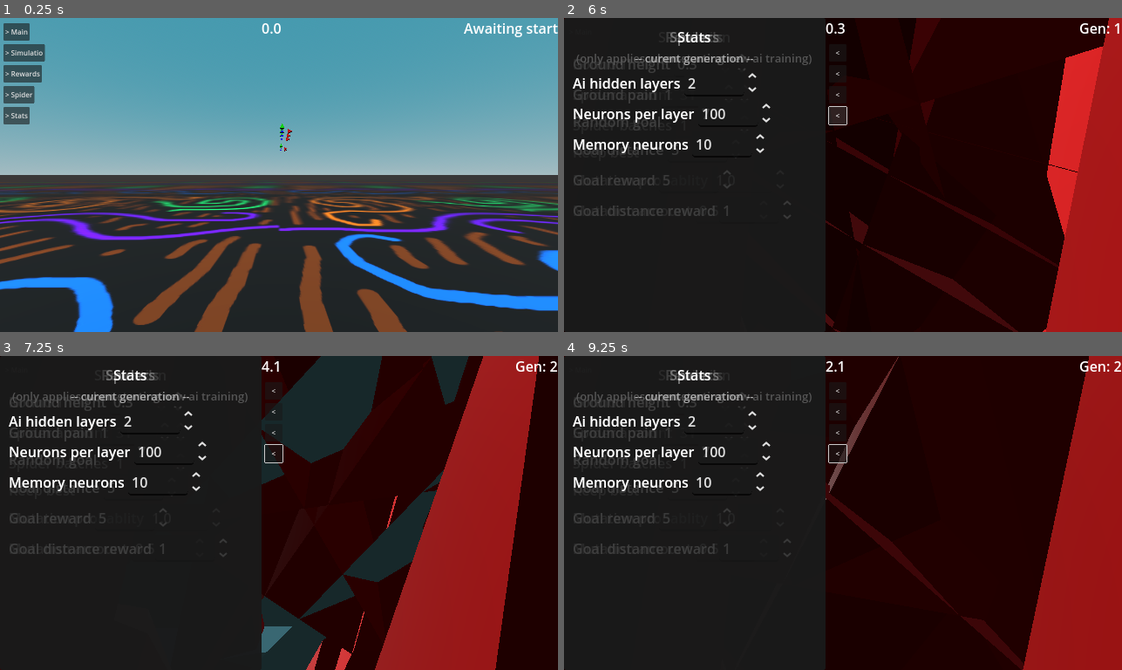
Above: before the commit, frames 1-4 (two rows, left to right).
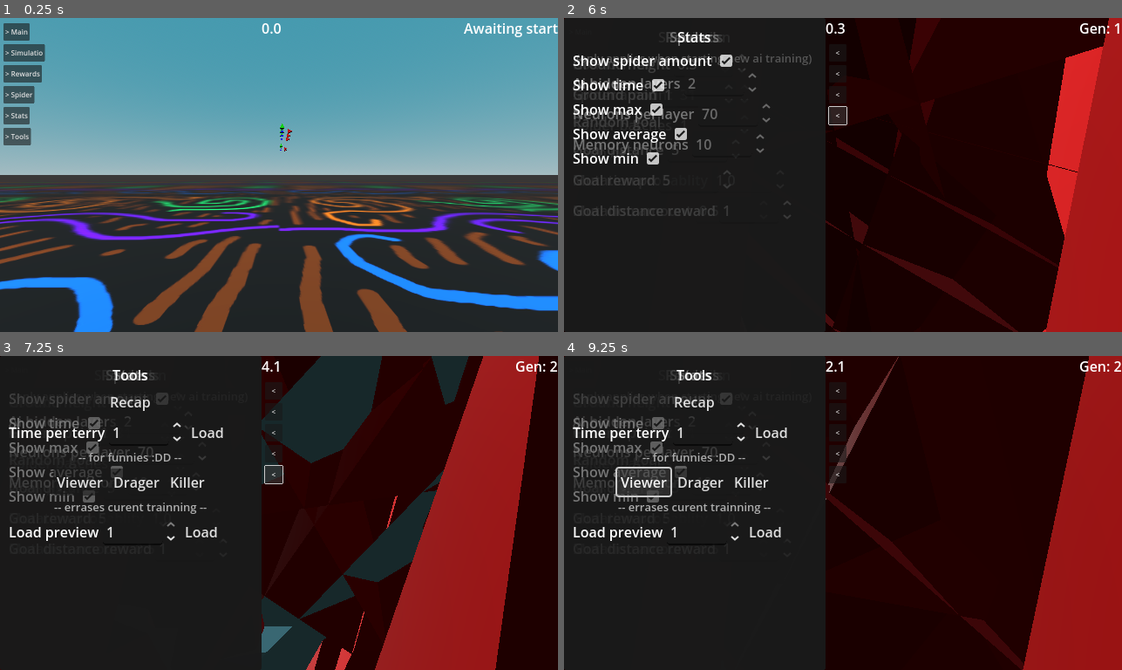
Above: after the commit, the same moments.

Repository: officialErnests/de-ai-ed
Game: Godot game, scene res://scenes/main.tscn
Two runs of this game, one before a commit and one after it. Both use one fixed random seed, a clock stepped at 60 frames per second and the inputs below.
Inputs (mouse positions are in pixels of both pictures, inside the frame that each line leads up to):
- Up to frame 1 (0.25 s): no input
- Up to frame 2 (6 s): click "> Main" at 0.5 s; click "End batch" at 1.25 s; click "<" at 2 s; click "> Simulatio" at 2.75 s; click (653, 153) at 3.5 s; click "> Rewards" at 4.25 s; click "> Spider" at 5 s; click "> Stats" at 5.75 s
- Up to frame 3 (7.25 s): click (16, 475) at 6.5 s, where only the run after the commit has a clickable "> Tools"
- Up to frame 4 (9.25 s): click (692, 403) at 7.25 s, where only the run after the commit has a clickable "Recap"; click (770, 431) at 8 s, where only the run after the commit has a clickable "Load"; click (642, 481) at 8.75 s, where only the run after the commit has a clickable "Viewer"

The runs differ from the first frame. In frame 1, 0.3% of the frame differs, in the area x 0-6%, y 35-41%; in frame 2, 2.7%; in frame 3, 4.5%; in frame 4, 4.7%, in the area x 1-51%, y 4-61%.

Commit message:
v0.2.4 added graph gui

Diff:
--- a/scenes/main.tscn
+++ b/scenes/main.tscn
@@ -571,47 +571,60 @@
 text = "Stats"
 horizontal_alignment = 1
 
-[node name="Label" type="Label" parent="Camera_setup/NeckOrSmthing/Dron/Floating_cam/Gui/Statistics/Panel/VBoxContainer"]
-layout_mode = 2
-theme_override_colors/font_color = Color(0.68307734, 0.6830774, 0.68307734, 1)
-theme_override_font_sizes/font_size = 13
-text = "-- curent generation --"
-horizontal_alignment = 1
-
 [node name="HBoxContainer" type="HBoxContainer" parent="Camera_setup/NeckOrSmthing/Dron/Floating_cam/Gui/Statistics/Panel/VBoxContainer"]
 layout_mode = 2
 
 [node name="Label" type="Label" parent="Camera_setup/NeckOrSmthing/Dron/Floating_cam/Gui/Statistics/Panel/VBoxContainer/HBoxContainer"]
 layout_mode = 2
-text = "Ai hidden layers"
-
-[node name="SpinBox" type="SpinBox" parent="Camera_setup/NeckOrSmthing/Dron/Floating_cam/Gui/Statistics/Panel/VBoxContainer/HBoxContainer"]
-layout_mode = 2
-value = 2.0
+text = "Show spider amount"
+
+[node name="CheckBox" type="CheckBox" parent="Camera_setup/NeckOrSmthing/Dron/Floating_cam/Gui/Statistics/Panel/VBoxContainer/HBoxContainer"]
+layout_mode = 2
+button_pressed = true
 
 [node name="HBoxContainer2" type="HBoxContainer" parent="Camera_setup/NeckOrSmthing/Dron/Floating_cam/Gui/Statistics/Panel/VBoxContainer"]
 layout_mode = 2
 
 [node name="Label" type="Label" parent="Camera_setup/NeckOrSmthing/Dron/Floating_cam/Gui/Statistics/Panel/VBoxContainer/HBoxContainer2"]
 layout_mode = 2
-text = "Neurons per layer"
-
-[node name="SpinBox" type="SpinBox" parent="Camera_setup/NeckOrSmthing/Dron/Floating_cam/Gui/Statistics/Panel/VBoxContainer/HBoxContainer2"]
-layout_mode = 2
-min_value = 1.0
-max_value = 200.0
-value = 100.0
+text = "Show time"
+
+[node name="CheckBox" type="CheckBox" parent="Camera_setup/NeckOrSmthing/Dron/Floating_cam/Gui/Statistics/Panel/VBoxContainer/HBoxContainer2"]
+layout_mode = 2
+button_pressed = true
 
 [node name="HBoxContainer3" type="HBoxContainer" parent="Camera_setup/NeckOrSmthing/Dron/Floating_cam/Gui/Statistics/Panel/VBoxContainer"]
 layout_mode = 2
 
 [node name="Label" type="Label" parent="Camera_setup/NeckOrSmthing/Dron/Floating_cam/Gui/Statistics/Panel/VBoxContainer/HBoxContainer3"]
 layout_mode = 2
-text = "Memory neurons"
-
-[node name="SpinBox" type="SpinBox" parent="Camera_setup/NeckOrSmthing/Dron/Floating_cam/Gui/Statistics/Panel/VBoxContainer/HBoxContainer3"]
-layout_mode = 2
-value = 10.0
+text = "Show max"
+
+[node name="CheckBox" type="CheckBox" parent="Camera_setup/NeckOrSmthing/Dron/Floating_cam/Gui/Statistics/Panel/VBoxContainer/HBoxContainer3"]
+layout_mode = 2
+button_pressed = true
+
+[node name="HBoxContainer4" type="HBoxContainer" parent="Camera_setup/NeckOrSmthing/Dron/Floating_cam/Gui/Statistics/Panel/VBoxContainer"]
+layout_mode = 2
+
+[node name="Label" type="Label" parent="Camera_setup/NeckOrSmthing/Dron/Floating_cam/Gui/Statistics/Panel/VBoxContainer/HBoxContainer4"]
+layout_mode = 2
+text = "Show average"
+
+[node name="CheckBox" type="CheckBox" parent="Camera_setup/NeckOrSmthing/Dron/Floating_cam/Gui/Statistics/Panel/VBoxContainer/HBoxContainer4"]
+layout_mode = 2
+button_pressed = true
+
+[node name="HBoxContainer5" type="HBoxContainer" parent="Camera_setup/NeckOrSmthing/Dron/Floating_cam/Gui/Statistics/Panel/VBoxContainer"]
+layout_mode = 2
+
+[node name="Label" type="Label" parent="Camera_setup/NeckOrSmthing/Dron/Floating_cam/Gui/Statistics/Panel/VBoxContainer/HBoxContainer5"]
+layout_mode = 2
+text = "Show min"
+
+[node name="CheckBox" type="CheckBox" parent="Camera_setup/NeckOrSmthing/Dron/Floating_cam/Gui/Statistics/Panel/VBoxContainer/HBoxContainer5"]
+layout_mode = 2
+button_pressed = true
 
 [node name="Control" type="Control" parent="Camera_setup/NeckOrSmthing/Dron/Floating_cam/Gui/Statistics"]
 z_index = -1
@@ -631,7 +644,118 @@
 slider_close_text = "> Stats"
 is_open = false
 
-[node name="Spidersss" type="Node3D" parent="." node_paths=PackedStringArray("start", "pause_button", "force_stop_button", "save_button", "save_text", "open_button", "open_dialogue", "refresh_button", "load_button_storage", "training_time", "mutation_chance", "mutation_amount", "spiders_batches", "spiders_per_batch", "keep_best", "ground_height", "ground_pain", "random_goal", "goal_distance", "goal_reward", "goal_distance_reward", "hidden_layers", "neurons_per_layer", "memory_neurons", "timer", "node_visualiser", "generation_count", "graph_min_node", "graph_avg_node", "graph_max_node", "graph_spiders", "graph_time")]
+[node name="Tools" type="HBoxContainer" parent="Camera_setup/NeckOrSmthing/Dron/Floating_cam/Gui"]
+anchors_preset = -1
+anchor_right = 0.5
+anchor_bottom = 1.0
+mouse_filter = 2
+
+[node name="Panel" type="Panel" parent="Camera_setup/NeckOrSmthing/Dron/Floating_cam/Gui/Tools"]
+custom_minimum_size = Vector2(300, 0)
+layout_mode = 2
+
+[node name="VBoxContainer" type="VBoxContainer" parent="Camera_setup/NeckOrSmthing/Dron/Floating_cam/Gui/Tools/Panel"]
+layout_mode = 1
+anchors_preset = -1
+anchor_right = 1.0
+anchor_bottom = 1.0
+offset_left = 10.0
+offset_top = 10.0
+offset_right = -10.0
+offset_bottom = -10.0
+
+[node name="main" type="Label" parent="Camera_setup/NeckOrSmthing/Dron/Floating_cam/Gui/Tools/Panel/VBoxContainer"]
+layout_mode = 2
+text = "Tools"
+horizontal_alignment = 1
+
+[node name="View2" type="Button" parent="Camera_setup/NeckOrSmthing/Dron/Floating_cam/Gui/Tools/Panel/VBoxContainer"]
+layout_mode = 2
+text = "Recap"
+
+[node name="HBoxContainer3" type="HBoxContainer" parent="Camera_setup/NeckOrSmthing/Dron/Floating_cam/Gui/Tools/Panel/VBoxContainer"]
+layout_mode = 2
+
+[node name="Label" type="Label" parent="Camera_setup/NeckOrSmthing/Dron/Floating_cam/Gui/Tools/Panel/VBoxContainer/HBoxContainer3"]
+layout_mode = 2
+text = "Time per terry"
+
+[node name="SpinBox" type="SpinBox" parent="Camera_setup/NeckOrSmthing/Dron/Floating_cam/Gui/Tools/Panel/VBoxContainer/HBoxContainer3"]
+layout_mode = 2
+max_value = 600.0
+value = 1.0
+
+[node name="Button" type="Button" parent="Camera_setup/NeckOrSmthing/Dron/Floating_cam/Gui/Tools/Panel/VBoxContainer/HBoxContainer3"]
+layout_mode = 2
+text = "Load"
+
+[node name="Label" type="Label" parent="Camera_setup/NeckOrSmthing/Dron/Floating_cam/Gui/Tools/Panel/VBoxContainer"]
+layout_mode = 2
+theme_override_colors/font_color = Color(0.68307734, 0.6830774, 0.68307734, 1)
+theme_override_font_sizes/font_size = 13
+text = "-- for funnies :DD --"
+horizontal_alignment = 1
+
+[node name="HBoxContainer" type="HBoxContainer" parent="Camera_setup/NeckOrSmthing/Dron/Floating_cam/Gui/Tools/Panel/VBoxContainer"]
+layout_mode = 2
+alignment = 1
+
+[node name="View" type="Button" parent="Camera_setup/NeckOrSmthing/Dron/Floating_cam/Gui/Tools/Panel/VBoxContainer/HBoxContainer"]
+layout_mode = 2
+text = "Viewer"
+
+[node name="Drag" type="Button" parent="Camera_setup/NeckOrSmthing/Dron/Floating_cam/Gui/Tools/Panel/VBoxContainer/HBoxContainer"]
+layout_mode = 2
+text = "Drager
+"
+
+[node name="Killer" type="Button" parent="Camera_setup/NeckOrSmthing/Dron/Floating_cam/Gui/Tools/Panel/VBoxContainer/HBoxContainer"]
+layout_mode = 2
+text = "Killer
+"
+
+[node name="Warning" type="Label" parent="Camera_setup/NeckOrSmthing/Dron/Floating_cam/Gui/Tools/Panel/VBoxContainer"]
+layout_mode = 2
+theme_override_colors/font_color = Color(0.68307734, 0.6830774, 0.68307734, 1)
+theme_override_font_sizes/font_size = 13
+text = "-- errases curent trainning --"
+horizontal_alignment = 1
+
+[node name="HBoxContainer2" type="HBoxContainer" parent="Camera_setup/NeckOrSmthing/Dron/Floating_cam/Gui/Tools/Panel/VBoxContainer"]
+layout_mode = 2
+
+[node name="Label" type="Label" parent="Camera_setup/NeckOrSmthing/Dron/Floating_cam/Gui/Tools/Panel/VBoxContainer/HBoxContainer2"]
+layout_mode = 2
+text = "Load preview"
+
+[node name="SpinBox" type="SpinBox" parent="Camera_setup/NeckOrSmthing/Dron/Floating_cam/Gui/Tools/Panel/VBoxContainer/HBoxContainer2"]
+layout_mode = 2
+max_value = 1.0
+value = 1.0
+
+[node name="Button" type="Button" parent="Camera_setup/NeckOrSmthing/Dron/Floating_cam/Gui/Tools/Panel/VBoxContainer/HBoxContainer2"]
+layout_mode = 2
+text = "Load"
+
+[node name="Control" type="Control" parent="Camera_setup/NeckOrSmthing/Dron/Floating_cam/Gui/Tools"]
+z_index = -1
+layout_mode = 2
+
+[node name="Button" type="Button" parent="Camera_setup/NeckOrSmthing/Dron/Floating_cam/Gui/Tools/Control" node_paths=PackedStringArray("node")]
+layout_mode = 0
+offset_top = 126.0
+offset_right = 40.0
+offset_bottom = 165.99998
+scale = Vector2(0.5, 0.5)
+text = "O"
+script = ExtResource("8_85g3d")
+node = NodePath("../..")
+slide_offset = Vector2(-300, 0)
+slider_open_text = "<"
+slider_close_text = "> Tools"
+is_open = false
+
+[node name="Spidersss" type="Node3D" parent="." node_paths=PackedStringArray("start", "pause_button", "force_stop_button", "save_button", "save_text", "open_button", "open_dialogue", "refresh_button", "load_button_storage", "training_time", "mutation_chance", "mutation_amount", "spiders_batches", "spiders_per_batch", "keep_best", "ground_height", "ground_pain", "random_goal", "goal_distance", "goal_reward", "goal_distance_reward", "hidden_layers", "neurons_per_layer", "memory_neurons", "graph_show_spiders", "graph_show_time", "graph_show_max", "graph_show_avg", "graph_show_min", "timer", "node_visualiser", "generation_count", "graph_min_node", "graph_avg_node", "graph_max_node", "graph_spiders", "graph_time")]
 script = ExtResource("7_tipki")
 start = NodePath("../Camera_setup/NeckOrSmthing/Dron/Floating_cam/Gui/Main/Panel/VBoxContainer/Start")
 pause_button = NodePath("../Camera_setup/NeckOrSmthing/Dron/Floating_cam/Gui/Main/Panel/VBoxContainer/Pause")
@@ -658,6 +782,11 @@
 hidden_layers = NodePath("../Camera_setup/NeckOrSmthing/Dron/Floating_cam/Gui/Spider/Panel/VBoxContainer/HBoxContainer/SpinBox")
 neurons_per_layer = NodePath("../Camera_setup/NeckOrSmthing/Dron/Floating_cam/Gui/Spider/Panel/VBoxContainer/HBoxContainer2/SpinBox")
 memory_neurons = NodePath("../Camera_setup/NeckOrSmthing/Dron/Floating_cam/Gui/Spider/Panel/VBoxContainer/HBoxContainer3/SpinBox")
+graph_show_spiders = NodePath("../Camera_setup/NeckOrSmthing/Dron/Floating_cam/Gui/Statistics/Panel/VBoxContainer/HBoxContainer/CheckBox")
+graph_show_time = NodePath("../Camera_setup/NeckOrSmthing/Dron/Floating_cam/Gui/Statistics/Panel/VBoxContainer/HBoxContainer2/CheckBox")
+graph_show_max = NodePath("../Camera_setup/NeckOrSmthing/Dron/Floating_cam/Gui/Statistics/Panel/VBoxContainer/HBoxContainer3/CheckBox")
+graph_show_avg = NodePath("../Camera_setup/NeckOrSmthing/Dron/Floating_cam/Gui/Statistics/Panel/VBoxContainer/HBoxContainer4/CheckBox")
+graph_show_min = NodePath("../Camera_setup/NeckOrSmthing/Dron/Floating_cam/Gui/Statistics/Panel/VBoxContainer/HBoxContainer5/CheckBox")
 timer = NodePath("../Lerning")
 node_visualiser = NodePath("../Camera_setup/NeckOrSmthing/Dron/Floating_cam/AiNodes")
 generation_count = NodePath("../Camera_setup/NeckOrSmthing/Dron/Floating_cam/GenCount/Label")
@@ -674,10 +803,10 @@
 transform = Transform3D(1, 0, 0, 0, 1, 0, 0, 0, 1, 0.14971972, 2.1, -6.4286256)
 
 [node name="AvgGraph" parent="." instance=ExtResource("12_eb6dy")]
+transform = Transform3D(1, 0, 0, 0, 1, 0, 0, 0, 1, 0.14971972, 2.1, -7.428625)
+
+[node name="MaxGraph" parent="." instance=ExtResource("12_eb6dy")]
 transform = Transform3D(1, 0, 0, 0, 1, 0, 0, 0, 1, 0.14971972, 2.1, -8.428625)
-
-[node name="MaxGraph" parent="." instance=ExtResource("12_eb6dy")]
-transform = Transform3D(1, 0, 0, 0, 1, 0, 0, 0, 1, 0.14971972, 2.1, -7.428625)
 
 [node name="SpiderGraph" parent="." instance=ExtResource("12_eb6dy")]
 transform = Transform3D(1, 0, 0, 0, 1, 0, 0, 0, 1, 0.14971972, 2.1, -13.428625)
--- a/scripts/3d_graph_draw.gd
+++ b/scripts/3d_graph_draw.gd
@@ -33,6 +33,7 @@
 	else:
 		fullReset()
 	last_graph_size = graph.value_dict.size()
+
 func halfUpdate() -> void:
 	var value_dict: Dictionary[String, float] = graph.value_dict
 	var graph_size_x: float = value_dict.size()
--- a/scripts/spidersss.gd
+++ b/scripts/spidersss.gd
@@ -34,6 +34,12 @@
 @export var hidden_layers: SpinBox
 @export var neurons_per_layer: SpinBox
 @export var memory_neurons: SpinBox
+@export_category("Stats")
+@export var graph_show_spiders: CheckBox
+@export var graph_show_time: CheckBox
+@export var graph_show_max: CheckBox
+@export var graph_show_avg: CheckBox
+@export var graph_show_min: CheckBox
 @export_category("Others")
 @export var timer: Timer
 #MAX 31 SPIDERS
@@ -79,32 +85,38 @@
 	open_button.pressed.connect(openExplorer)
 	refresh_button.pressed.connect(refreshFiles)
 
+	graph_show_spiders.pressed.connect(graphShowSpiders)
+	graph_show_time.pressed.connect(graphShowTime)
+	graph_show_max.pressed.connect(graphShowMax)
+	graph_show_avg.pressed.connect(graphShowAvg)
+	graph_show_min.pressed.connect(graphShowMin)
+
 	refreshFiles()
 	refreshGraphs()
 
+func graphShowSpiders(): graph_spiders.visible = graph_show_spiders.button_pressed
+func graphShowTime(): graph_time.visible = graph_show_time.button_pressed
+func graphShowMax(): graph_max_node.visible = graph_show_max.button_pressed
+func graphShowAvg(): graph_avg_node.visible = graph_show_avg.button_pressed
+func graphShowMin(): graph_min_node.visible = graph_show_min.button_pressed
+
 func refreshGraphs():
 	if stats_arr["generation_statistics"].size() == 0: return
-	var res_min_value_dict: Dictionary[String, float] = {}
-	var res_avg_value_dict: Dictionary[String, float] = {}
-	var res_max_value_dict: Dictionary[String, float] = {}
-	var res_spider_dict: Dictionary[String, float] = {}
-	var res_time_dict: Dictionary[String, float] = {}
+	if graph_min_node.visible: updateGraph(graph_min_node, "min")
+	if graph_avg_node.visible: updateGraph(graph_avg_node, "avg")
+	if graph_max_node.visible: updateGraph(graph_max_node, "max")
+	if graph_spiders.visible: updateGraph(graph_spiders, "bat")
+	if graph_time.visible: updateGraph(graph_time, "sec")
+
+func updateGraph(graph_node, value: String):
+	var result: Dictionary[String, float] = {}
 	for i in range(stats_arr["generation_statistics"].size()):
-		res_min_value_dict["gen " + str(i)] = stats_arr["generation_statistics"][i]["min"]
-		res_avg_value_dict["gen " + str(i)] = stats_arr["generation_statistics"][i]["avg"]
-		res_max_value_dict["gen " + str(i)] = stats_arr["generation_statistics"][i]["max"]
-		res_spider_dict["gen " + str(i)] = stats_arr["generation_statistics"][i]["bat"] * stats_arr["generation_statistics"][i]["spd"]
-		res_time_dict["gen " + str(i)] = stats_arr["generation_statistics"][i]["sec"]
-	graph_min_node.value_dict = res_min_value_dict
-	graph_avg_node.value_dict = res_avg_value_dict
-	graph_max_node.value_dict = res_max_value_dict
-	graph_spiders.value_dict = res_spider_dict
-	graph_time.value_dict = res_time_dict
-	graph_min_node.update()
-	graph_avg_node.update()
-	graph_max_node.update()
-	graph_spiders.update()
-	graph_time.update()
+		if value == "bat" or value == "spd":
+			result["gen " + str(i)] = stats_arr["generation_statistics"][i]["bat"] * stats_arr["generation_statistics"][i]["spd"]
+		else:
+			result["gen " + str(i)] = stats_arr["generation_statistics"][i][value]
+	graph_node.value_dict = result
+	graph_node.update()
 
 func saveAi():
 	var dirAccess = DirAccess.open(SAVE_PATH)
@@ -241,8 +253,8 @@
 		stats_arr["generation_statistics"].append(
 			{
 				"min" = randomm_picker.arr_min,
-				"avg" = randomm_picker.arr_max,
-				"max" = randomm_picker.arr_avg,
+				"avg" = randomm_picker.arr_avg,
+				"max" = randomm_picker.arr_max,
 				"mod" = randomm_picker.arr_mod,
 				"sec" = training_time.value,
 				"bat" = spiders_batches.value,
